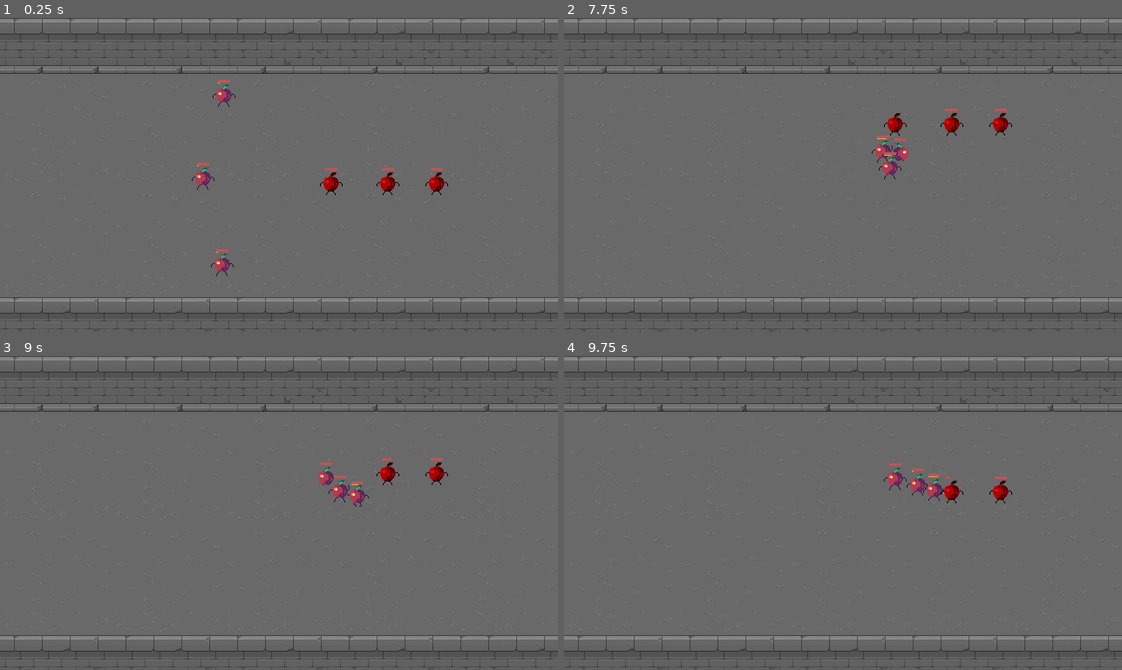
Above: before the commit, frames 1-4 (two rows, left to right).
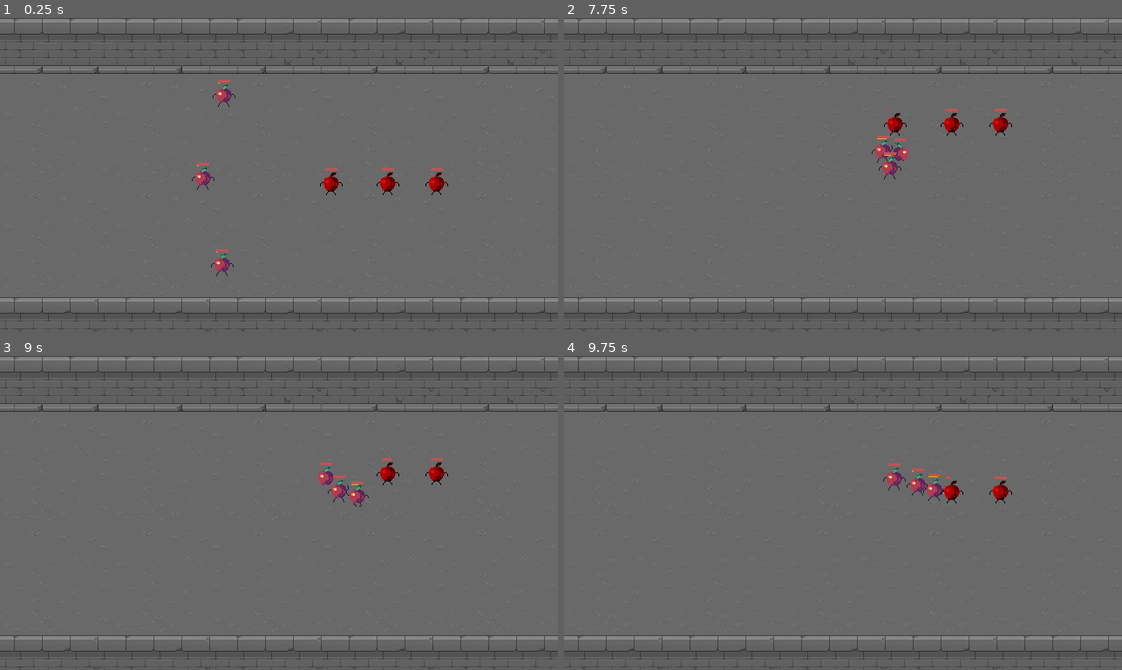
Above: after the commit, the same moments.

Repository: kalbert45/AppleArmageddon
Game: Godot game, scene res://Scenes/Testing_Area.tscn
The game is run twice, just before and just after one commit, with the same random seed, the same clock (stepped at 60 frames per second) and the same inputs. This scene is started directly instead of the project's main scene.
Inputs (mouse positions are in pixels of both pictures, inside the frame that each line leads up to):
- Up to frame 1 (0.25 s): no input
- Up to frame 2 (7.75 s): move the mouse to (965, 159) at 0.52 s; hold Right (ui_right) 0.53-1.28 s; click (965, 159) at 0.6 s; tap Space (ui_select) at 0.77, 1.52, 3.02, 3.77, 4.52, 6.02, 6.77, 7.52 s; move the mouse to (731, 190) at 1.27 s; click (731, 190) at 1.35 s; move the mouse to (898, 105) at 2.02 s; hold Right (ui_right) 2.03-3.53 s; click (898, 105) at 2.1 s; move the mouse to (815, 237) at 2.77 s; click (815, 237) at 2.85 s; move the mouse to (1010, 222) at 3.52 s; click (1010, 222) at 3.6 s; move the mouse to (675, 127) at 4.27 s; click (675, 127) at 4.35 s; move the mouse to (870, 175) at 5.02 s; click (870, 175) at 5.1 s; move the mouse to (759, 96) at 5.77 s; hold Right (ui_right) from 5.78 s (still down); click (759, 96) at 5.85 s; move the mouse to (965, 159) at 6.52 s; click (965, 159) at 6.6 s; move the mouse to (731, 190) at 7.27 s; click (731, 190) at 7.35 s
- Up to frame 3 (9 s): move the mouse to (334, 443) at 8.02 s; release Right (ui_right) at 8.03 s; click (334, 443) at 8.1 s; move the mouse to (251, 575) at 8.77 s; click (251, 575) at 8.85 s
- Up to frame 4 (9.75 s): tap Space (ui_select) at 9.02 s; move the mouse to (1010, 560) at 9.52 s; hold Right (ui_right) from 9.53 s (still down); click (1010, 560) at 9.6 s

Frames 1-2 are identical in both runs. In frame 3, less than 0.1% of the frame differs, in the area x 58-63%, y 38-47%; in frame 4, less than 0.1%.

Commit message:
apple death particles and sfx

Diff:
--- a/Scenes/Apple.tscn
+++ b/Scenes/Apple.tscn
@@ -215,5 +215,7 @@
 anims/RESET = SubResource( 7 )
 script = ExtResource( 4 )
 
+[node name="SFX" type="AudioStreamPlayer" parent="."]
+
 [connection signal="body_entered" from="Aggro_Area" to="." method="_on_Aggro_Area_body_entered"]
 [connection signal="body_exited" from="Aggro_Area" to="." method="_on_Aggro_Area_body_exited"]
--- /dev/null
+++ b/Scenes/Apple_Death.tscn
@@ -0,0 +1,42 @@
+[gd_scene load_steps=5 format=2]
+
+[ext_resource path="res://Assets/Sounds/SFX/apple_death_sfx.wav" type="AudioStream" id=1]
+[ext_resource path="res://Assets/Sprites/juice_particle.png" type="Texture" id=2]
+[ext_resource path="res://Scripts/Apple_Death.gd" type="Script" id=3]
+
+[sub_resource type="ParticlesMaterial" id=1]
+emission_shape = 2
+emission_box_extents = Vector3( 5, 5, 1 )
+flag_disable_z = true
+direction = Vector3( 0, -1, 0 )
+flatness = 0.1
+gravity = Vector3( 0, 98, 0 )
+initial_velocity = 68.63
+initial_velocity_random = 0.5
+orbit_velocity = 0.0
+orbit_velocity_random = 0.0
+angle = 45.0
+angle_random = 1.0
+scale = 2.0
+scale_random = 1.0
+
+[node name="Apple_Death" type="Node2D"]
+script = ExtResource( 3 )
+
+[node name="Particles2D" type="Particles2D" parent="."]
+emitting = false
+lifetime = 2.0
+one_shot = true
+speed_scale = 2.0
+explosiveness = 1.0
+visibility_rect = Rect2( -16, -16, 32, 32 )
+process_material = SubResource( 1 )
+texture = ExtResource( 2 )
+
+[node name="SFX" type="AudioStreamPlayer" parent="."]
+stream = ExtResource( 1 )
+autoplay = true
+
+[node name="Tween" type="Tween" parent="."]
+
+[connection signal="tween_all_completed" from="Tween" to="." method="_on_Tween_tween_all_completed"]
--- a/Scenes/Testing_Area.tscn
+++ b/Scenes/Testing_Area.tscn
@@ -4,7 +4,7 @@
 [ext_resource path="res://Scenes/Enemy_Dummy.tscn" type="PackedScene" id=2]
 [ext_resource path="res://Assets/Tilesets/TX Tileset Wall.png" type="Texture" id=3]
 [ext_resource path="res://Assets/Tilesets/TX Tileset Grass.png" type="Texture" id=4]
-[ext_resource path="res://Scripts/Unit_Selection_Manager.gd" type="Script" id=5]
+[ext_resource path="res://Scenes/Unit_Selection.tscn" type="PackedScene" id=5]
 [ext_resource path="res://Assets/Sounds/Music/[Maplestory BGM] Chu Chu Island.mp3" type="AudioStream" id=7]
 
 [sub_resource type="ConvexPolygonShape2D" id=6]
@@ -106,6 +106,15 @@
 format = 1
 tile_data = PoolIntArray( 0, 0, 0, 2, 0, 0, 4, 0, 0, 5, 0, 0, 7, 0, 0, 8, 0, 0, 12, 0, 0, 16, 0, 0, 131072, 2, 0, 131076, 2, 0, 131080, 2, 0, 131084, 2, 0, 131088, 2, 0, 393216, 2, 0, 393220, 2, 0, 393224, 2, 0, 393228, 2, 0, 393232, 2, 0 )
 
+[node name="TileMap2" type="TileMap" parent="TileMap"]
+z_index = 2
+tile_set = SubResource( 3 )
+cell_size = Vector2( 32, 32 )
+collision_layer = 4
+collision_mask = 0
+format = 1
+tile_data = PoolIntArray( 655360, 0, 0, 655364, 0, 0, 655368, 0, 0, 655372, 0, 0, 655376, 0, 0, 655377, 0, 0 )
+
 [node name="YSort" type="YSort" parent="TileMap"]
 
 [node name="Apple" parent="TileMap/YSort" instance=ExtResource( 1 )]
@@ -126,25 +135,19 @@
 [node name="Enemy_Dummy3" parent="TileMap/YSort" instance=ExtResource( 2 )]
 position = Vector2( 445, 185 )
 
-[node name="Unit_Selection" type="Control" parent="."]
-anchor_right = 1.0
-anchor_bottom = 1.0
-margin_right = 640.0
-margin_bottom = 360.0
-script = ExtResource( 5 )
-__meta__ = {
-"_edit_use_anchors_": false
-}
-
 [node name="AudioStreamPlayer" type="AudioStreamPlayer" parent="."]
 stream = ExtResource( 7 )
 volume_db = -6.992
 
-[node name="TileMap2" type="TileMap" parent="."]
-z_index = -1
-tile_set = SubResource( 3 )
-cell_size = Vector2( 32, 32 )
-collision_layer = 4
-collision_mask = 0
-format = 1
-tile_data = PoolIntArray( 655360, 0, 0, 655364, 0, 0, 655368, 0, 0, 655372, 0, 0, 655376, 0, 0, 655377, 0, 0 )
+[node name="HUD" type="CanvasLayer" parent="."]
+follow_viewport_enable = true
+
+[node name="Unit_Selection" parent="HUD" instance=ExtResource( 5 )]
+anchor_left = 0.5
+anchor_top = 1.0
+anchor_right = 0.5
+anchor_bottom = 1.0
+margin_left = -320.0
+margin_top = -360.0
+margin_right = 320.0
+margin_bottom = 0.0
--- a/Scripts/Apple.gd
+++ b/Scripts/Apple.gd
@@ -53,6 +53,11 @@
 
 onready var attack_range = $Attack_Range
 onready var animation_manager = $AnimationPlayer
+onready var sfx = $SFX
+
+var hit_sfx = preload("res://Assets/Sounds/SFX/attack_sfx.wav")
+var damage_number_scene = preload("res://Scenes/Damage_Number.tscn")
+var apple_death_scene = preload("res://Scenes/Apple_Death.tscn")
 
 #-------------------------------------------------------------
 
@@ -195,10 +200,21 @@
 #-----------------------------------------------------------------------
 # Taking damage
 func attack_hit(enemy, damage):
+	var damage_number = damage_number_scene.instance()
+	damage_number.amount = damage
+	damage_number.type = "Unit"
+	add_child(damage_number)
+
+	sfx.stream = hit_sfx
+	sfx.play()
+
 	current_hp -= damage
 	if current_hp <= 0:
 		die()
 
 func die():
-	#play animation here
+	var apple_death = apple_death_scene.instance()
+	apple_death.global_position = global_position
+	get_node("/root/Testing_Area").add_child(apple_death)
+
 	queue_free()
--- /dev/null
+++ b/Scripts/Apple_Death.gd
@@ -0,0 +1,13 @@
+extends Node2D
+
+onready var tween = $Tween
+
+func _ready():
+	$Particles2D.emitting = true
+
+	tween.interpolate_property(self, 'modulate', Color(1,1,1,1), Color(1,1,1,1), 0.4, Tween.TRANS_LINEAR, Tween.EASE_OUT)
+	tween.interpolate_property(self, 'modulate', Color(1,1,1,1), Color(1,1,1,0), 0.2, Tween.TRANS_LINEAR, Tween.EASE_OUT, 0.4)
+	tween.start()
+
+func _on_Tween_tween_all_completed():
+	queue_free()
--- a/Scripts/Enemy_Dummy.gd
+++ b/Scripts/Enemy_Dummy.gd
@@ -4,6 +4,8 @@
 onready var max_hp = 100
 onready var current_hp = 100
 onready var hp_bar = $HP_Bar/ProgressBar
+
+var apple_death_scene = preload("res://Scenes/Apple_Death.tscn")
 
 func _ready():
 	pass
@@ -21,4 +23,8 @@
 		die()
 
 func die():
+	var apple_death = apple_death_scene.instance()
+	apple_death.global_position = global_position
+	get_node("/root/Testing_Area").add_child(apple_death)
+
 	queue_free()
--- a/Scripts/Unit_Selection_Manager.gd
+++ b/Scripts/Unit_Selection_Manager.gd
@@ -11,7 +11,10 @@
 var holding = false
 
 var unit_UI_scene = preload("res://Scenes/Unit_Interface.tscn")
+var drop_sfx = preload("res://Assets/Sounds/SFX/character_drop.wav")
 var unit_UI
+
+onready var sfx = $SFX
 
 func _ready():
 	unit_UI = unit_UI_scene.instance()
@@ -72,12 +75,17 @@
 				unit_starting_pos = selected.global_position
 
 	if Input.is_action_just_released("left_click"):
-		holding = false
+
 		if selected != null:
 			if selected.is_colliding():
 				selected.global_position = unit_starting_pos
 				unit_starting_pos = null
 				selected.position_invalid = false
+			else:
+				if holding:
+					sfx.stream = drop_sfx
+					sfx.play()
+		holding = false
 
 	if holding:
 		selected.global_position = mouse_pos
Not shown, removed: Assets/Sounds/SFX/click2.wav.import
Binary file added: Assets/Sprites/juice_particle.png
Not shown, added: Assets/Sprites/juice_particle.png.import
Not shown, changed: Assets/Sounds/SFX/character_drop.wav
Not shown, removed: Assets/Sounds/SFX/click2.wav
